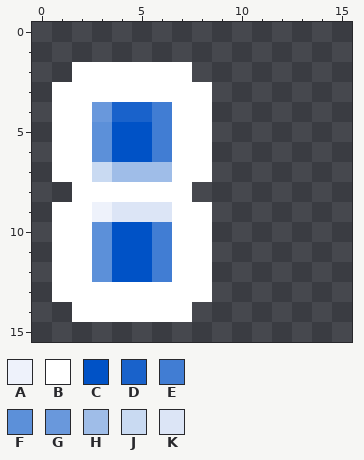
Pixel-art sprite -- textures/segment2/custom.colon.rgba16.png. The picture above was drawn from the file before the commit.
The file is 16x16 pixels. Colours within 5 levels of each other are drawn and written as one.
Palette (. is transparent): A #eef2fb  B #ffffff  C #0052c6  D #1962cb  E #417dd3  F #5c90d9  G #6998dc  H #9fbde8  J #c9daf2  K #dce5f6
And afterwards:
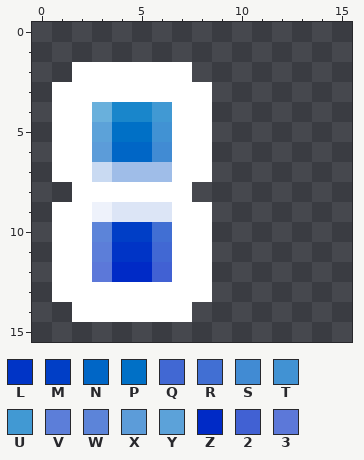
Colours new in this view: L #0034c6  M #003ec6  N #0066c6  P #0070c6  Q #4168d3  R #416fd3  S #418bd3  T #4192d3  U #4199d3  V #5c7ed9  W #5c84d9  X #5c9cd9  Y #5ca2d9  Z #002ac6  2 #4161d3  3 #5c78d9
Commit: Forgot the shading lmao
The edit:
@@ palette @@
-D #1962cb
+D #1986cb
-G #6998dc
+G #69b0dc
@@ x 1..8 @@
  3 BBBBBBBB
- 4 BBGDDEBB
- 5 BBFCCEBB
- 6 BBFCCEBB
+ 4 BBGDDUBB
+ 5 BBYPPTBB
+ 6 BBXNNSBB
  7 BBJHHHBB
@@ x 1..8 @@
  9 BBAKKKBB
-10 BBFCCEBB
-11 BBFCCEBB
-12 BBFCCEBB
+10 BBWMMRBB
+11 BBVLLQBB
+12 BB3ZZ2BB
 13 BBBBBBBB
Changed places in both pictures, as pixel boxes (x1, y1, x2, y2):
changed: (92, 102, 172, 282)
